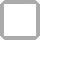
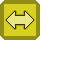
Layered file, before and after one edit (64x64). Changes by layer:
showed "矢印(平行) 外枠" over bbox(5, 10, 35, 30)
showed "矢印(平行)内枠" over bbox(7, 12, 33, 28)
showed "黄色ブロック", painted on it over bbox(0, 0, 40, 40)
